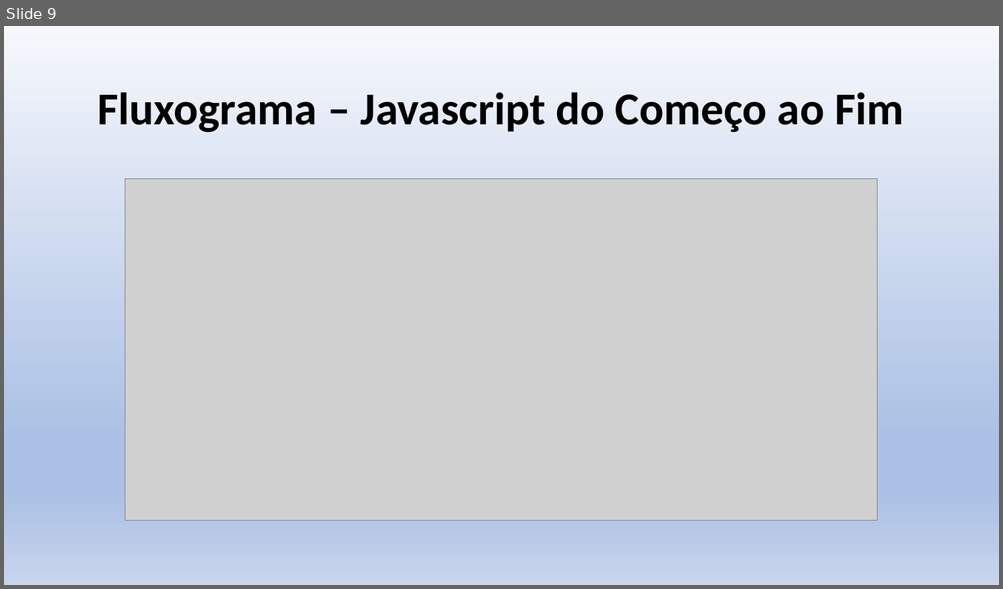
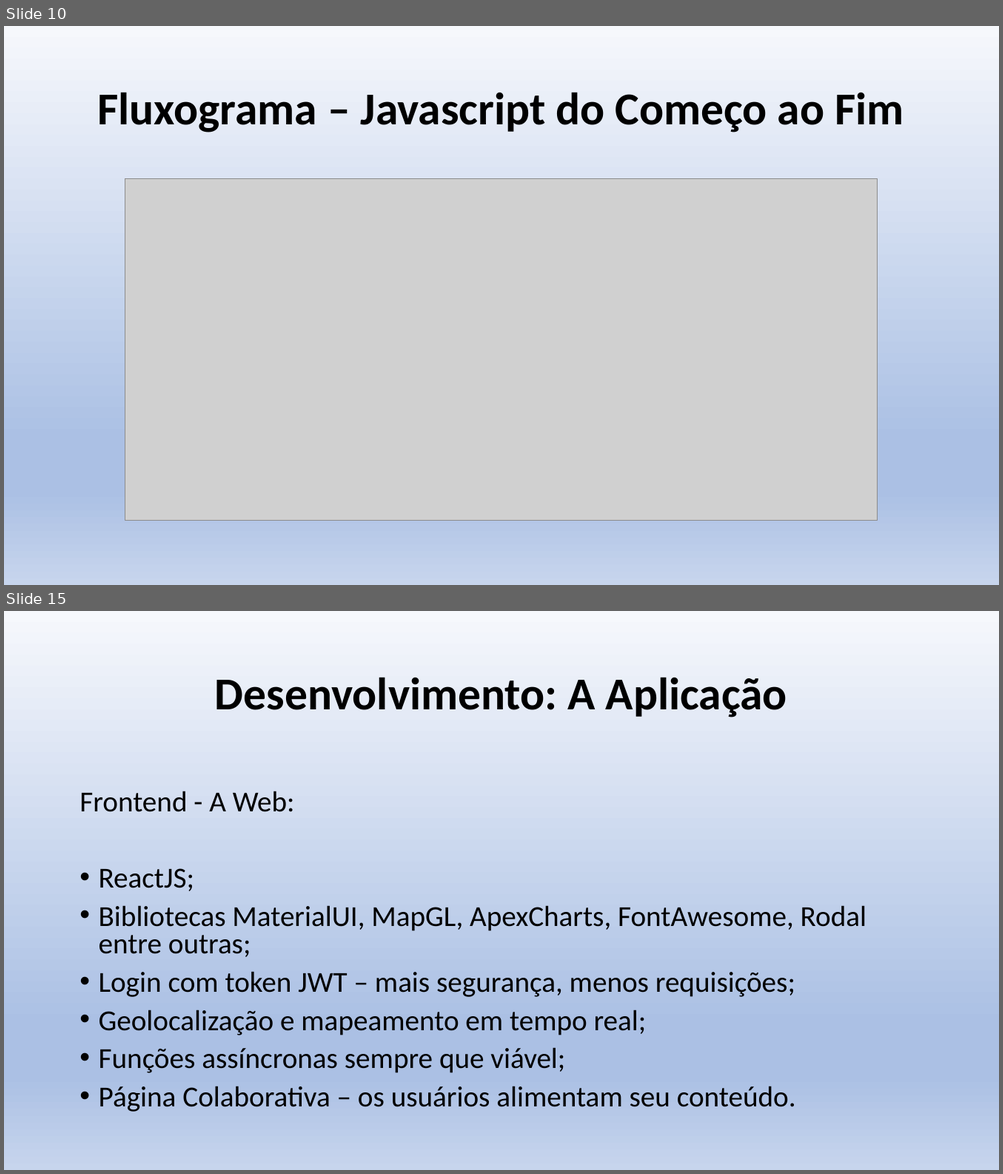
Before and after one commit to bprates10/banda-mestra-web, a slide deck: Banda Mestra Ap1.pptx. Shown one above the other, each under a label of ours: slide 9 before the commit, slides 10 and 15 after it; the slides between them are not shown. The pictures are 1003x589 and 1003x1174 pixels, drawn with LibreOffice and Linux fonts; fonts in the diff are those of the drawing; grey boxes stand for pictures. Boxes give left, top, right and bottom in pixels: in the first picture for what was removed or moved away, otherwise in the second. Text is boxed around its words. In the diff, an @@ line names an element or a change of style, - is before the commit and + after.

```diff
--- a/Banda Mestra Ap1.pptx
+++ b/Banda Mestra Ap1.pptx
@@ slide 15 added at bbox=[4, 611, 999, 1170], background gradient #F6F8FC to #ABC0E4 to #C7D5ED @@
@@ title added at bbox=[215, 677, 787, 718], 44 pt, text #000000, bold @@
+Desenvolvimento: A Aplicação
@@ text added at bbox=[79, 791, 866, 1112], 28 pt, text #000000 @@
+Frontend - A Web:
+• ReactJS;
+• Bibliotecas MaterialUI, MapGL, ApexCharts, FontAwesome, Rodal entre outras;
+• Login com token JWT – mais segurança, menos requisições;
+• Geolocalização e mapeamento em tempo real;
+• Funções assíncronas sempre que viável;
+• Página Colaborativa – os usuários alimentam seu conteúdo.
@@ what was slide 9 is now slide 10 @@
```
Also in this commit, not shown: 10 slides changed, 5 other slides added, 1 slide removed, 6 other files.
